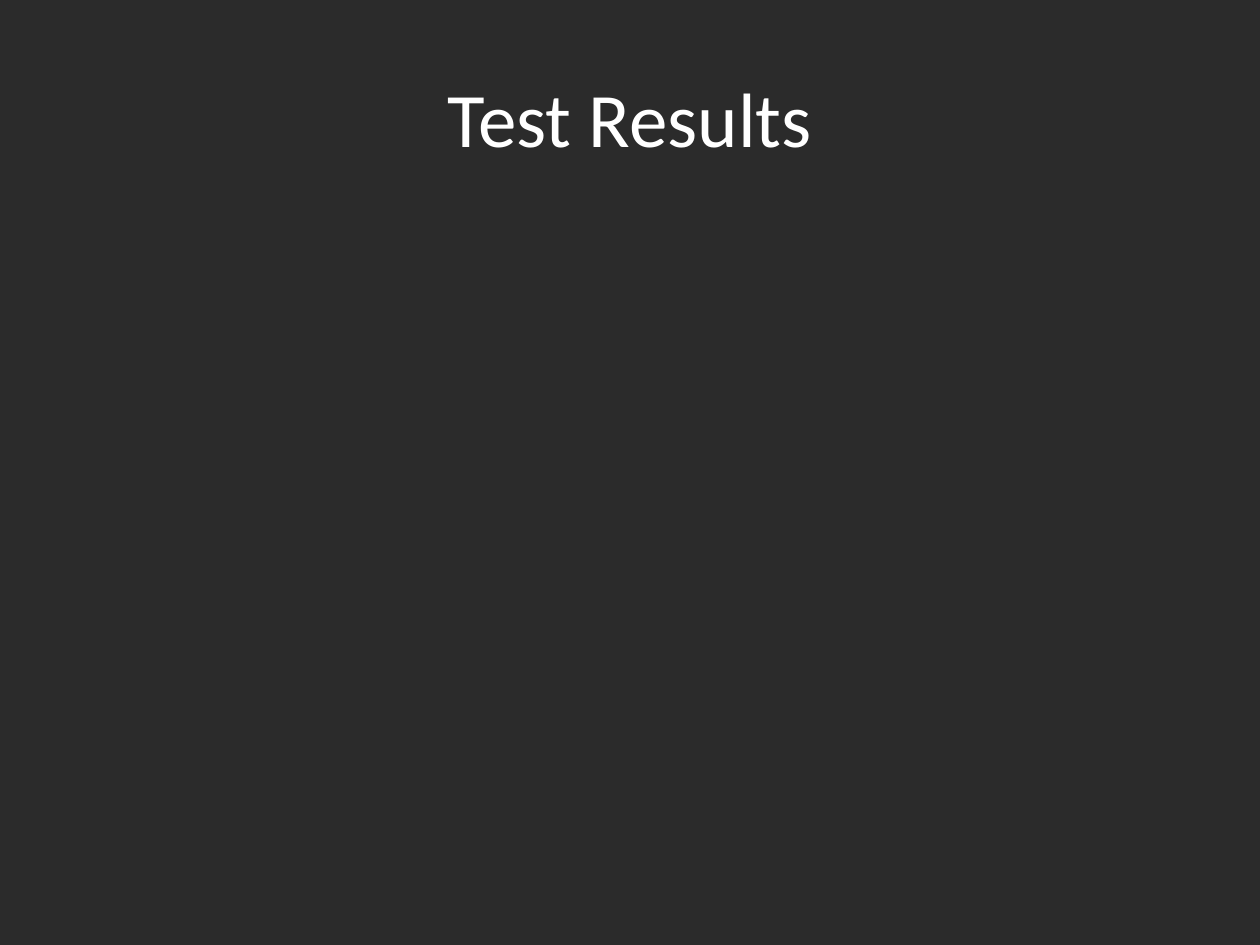
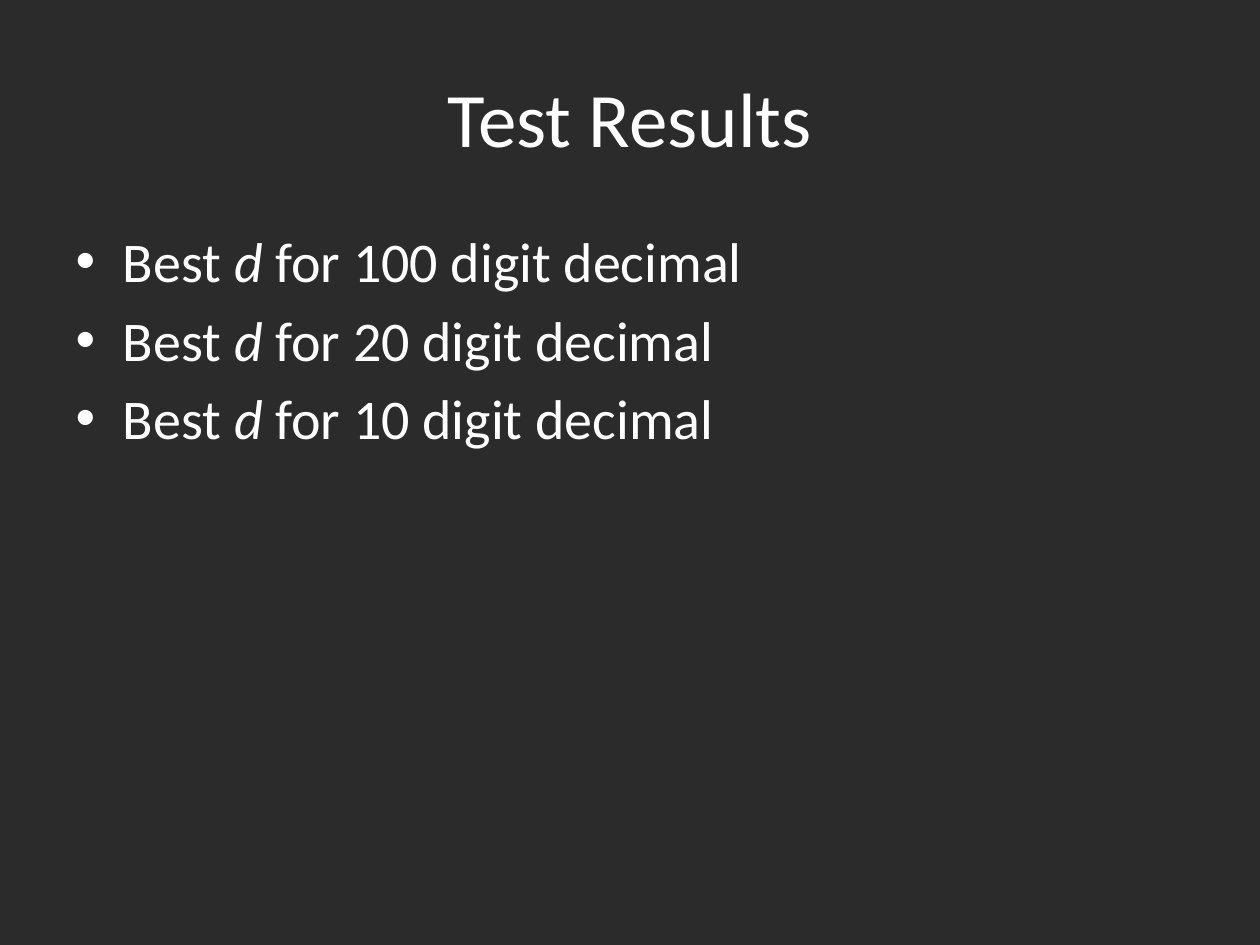
Before and after one commit to hyoshid1/project375, a slide deck: slide 6 of presentation.pptx. Drawn at 1260x945 pixels with LibreOffice and Linux fonts; fonts in the diff are those of the drawing; background and template pictures are left out; a plain dark background stands for a picture behind light text. Boxes give left, top, right and bottom in pixels: in the first picture for what was removed or moved away, otherwise in the second. Text is boxed around its words. In the diff, an @@ line names an element or a change of style, - is before the commit and + after.

```diff
--- a/presentation.pptx
+++ b/presentation.pptx
@@ text added at (x1=123, y1=243, x2=742, y2=449), 32 pt, text #FFFFFF @@
+• Best d for 100 digit decimal
+• Best d for 20 digit decimal
+• Best d for 10 digit decimal
```
Also in this commit, not shown: 4 other slides changed.
